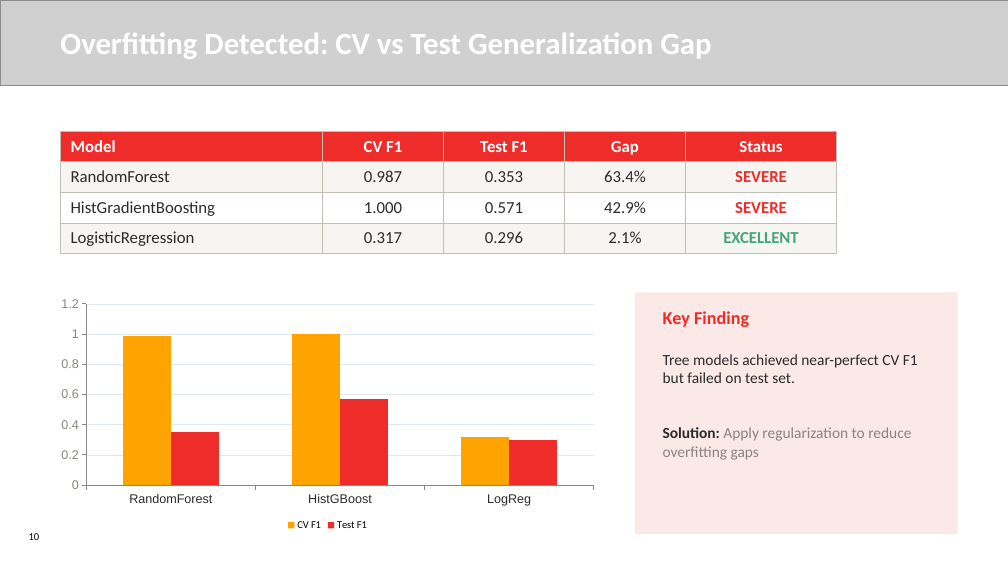
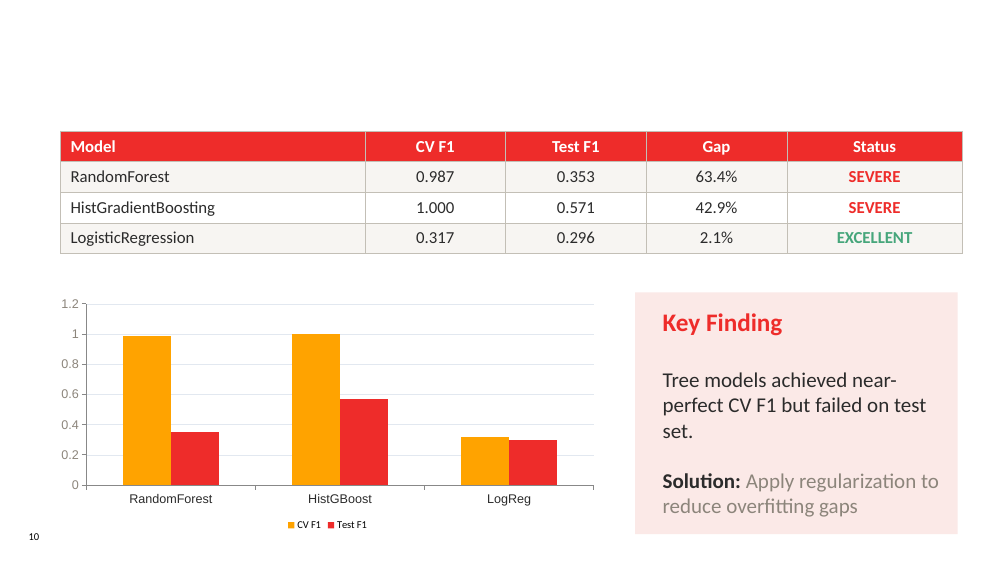
Before and after one commit to JiagengMi/engo645_2026_winter, a slide deck: slide 10 of ENGO645_Final_Presentation.pptx. Drawn at 1008x567 pixels with LibreOffice and Linux fonts; fonts in the diff are those of the drawing; grey boxes stand for pictures; background and template pictures are left out. Boxes give left, top, right and bottom in pixels: in the first picture for what was removed or moved away, otherwise in the second. Text is boxed around its words. In the diff, an @@ line names an element or a change of style, - is before the commit and + after.

```diff
--- a/ENGO645_Final_Presentation.pptx
+++ b/ENGO645_Final_Presentation.pptx
@@ picture removed at [0,0,1008,85] @@
@@ table: place and size @@
-table at [60,131,837,252]
+table at [60,131,963,252]
@@ text "Key Finding" at [663,313,939,517]: size 17.3 to 24 pt in "Key Finding"; size 14.7 to 20 pt @@
```
Also in this commit, not shown: 13 other slides changed, 26 other files.
